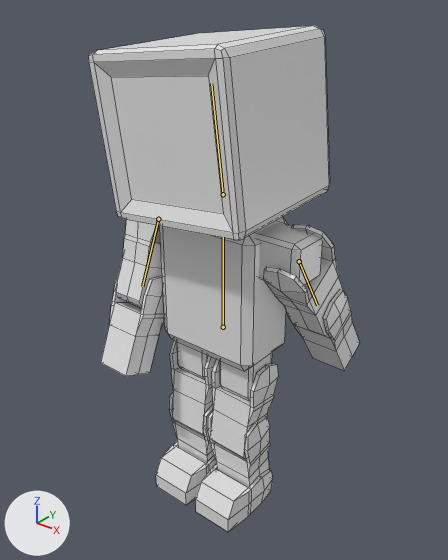
Renders of the FBX model Assets/Models/Robot.fbx from each side of a commit.
Before and after are seen from a camera (50 mm lens) standing at (3.48, -4.33, 0.92) and looking at (-0.09, 0.13, -1.85). Lighting does not change. The marker at lower left points along +X, +Y and +Z. Both versions are drawn at frame 41 of the action 'Armature|Idle'; the numbers are the values there. The bones that change are drawn over the model as lines. Mesh edges are drawn as thin lines.

In view in the first picture: 'Body', 'Foot', 'Foot.001', 'LowerArm', 'LowerArm.001', 'LowerLeg', 'LowerLeg.001', 'UpperArm', 'UpperArm.001', 'UpperLeg', 'UpperLeg.001', 'head'.
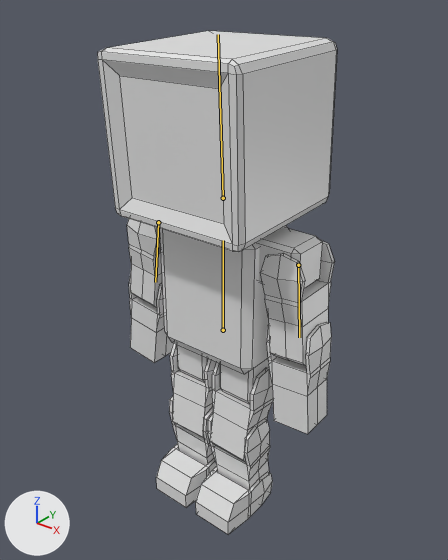
What the commit changed:
Bone 'Body' (bone_body) moves from (0.0, 0.0, 0.0) to (0.0, -0.04, 0.0).
Bone 'Head' (bone_head) turns from (3, 0, 0) to (3, 0, -5) degrees about its own x, y and z.
Bone 'UpperArm_L' (bone_upperarm_l) turns from (0, 0, 0) to (-33, -2, -4) degrees about its own x, y and z.
Bone 'UpperArm_R' (bone_upperarm_r) turns from (0, 0, 0) to (23, -3, 7) degrees about its own x, y and z.

Pixel boxes (x1, y1, x2, y2) of what changed, in the pictures (448 x 560 px):
'head', posed
    before: (88, 26, 330, 240)
    after: (97, 31, 337, 252)
'Body', posed
    before: (154, 217, 322, 401)
    after: (158, 226, 322, 404)
'LowerArm', posed (11% narrower, 40% taller)
    before: (287, 290, 359, 370)
    after: (267, 322, 331, 434)
'UpperArm', posed (6% narrower, 12% taller)
    before: (263, 224, 343, 336)
    after: (260, 240, 335, 366)
'LowerArm.001', posed
    before: (101, 271, 164, 376)
    after: (129, 273, 173, 363)
'UpperLeg', posed (7% narrower)
    before: (210, 359, 278, 459)
    after: (210, 362, 273, 462)
'Foot', posed
    before: (196, 464, 273, 532)
    after: (196, 466, 272, 534)
'UpperArm.001', posed
    before: (115, 220, 162, 307)
    after: (127, 219, 162, 308)
'UpperLeg.001', posed
    before: (170, 340, 216, 436)
    after: (170, 343, 216, 439)
'LowerLeg', posed
    before: (208, 411, 270, 487)
    after: (208, 414, 270, 490)
'Foot.001', posed
    before: (156, 441, 216, 505)
    after: (156, 444, 216, 507)
'LowerLeg.001', posed
    before: (169, 393, 214, 463)
    after: (169, 396, 214, 466)
bone 'Body', root to tip
    before: (223, 327) to (223, 237)
    after: (223, 330) to (223, 240)
bone 'Head', root to tip
    before: (223, 194) to (211, 83)
    after: (223, 198) to (218, 34)
bone 'UpperArm_L', root to tip
    before: (299, 261) to (317, 305)
    after: (298, 265) to (299, 337)
bone 'UpperArm_R', root to tip
    before: (158, 219) to (142, 286)
    after: (158, 222) to (155, 282)
